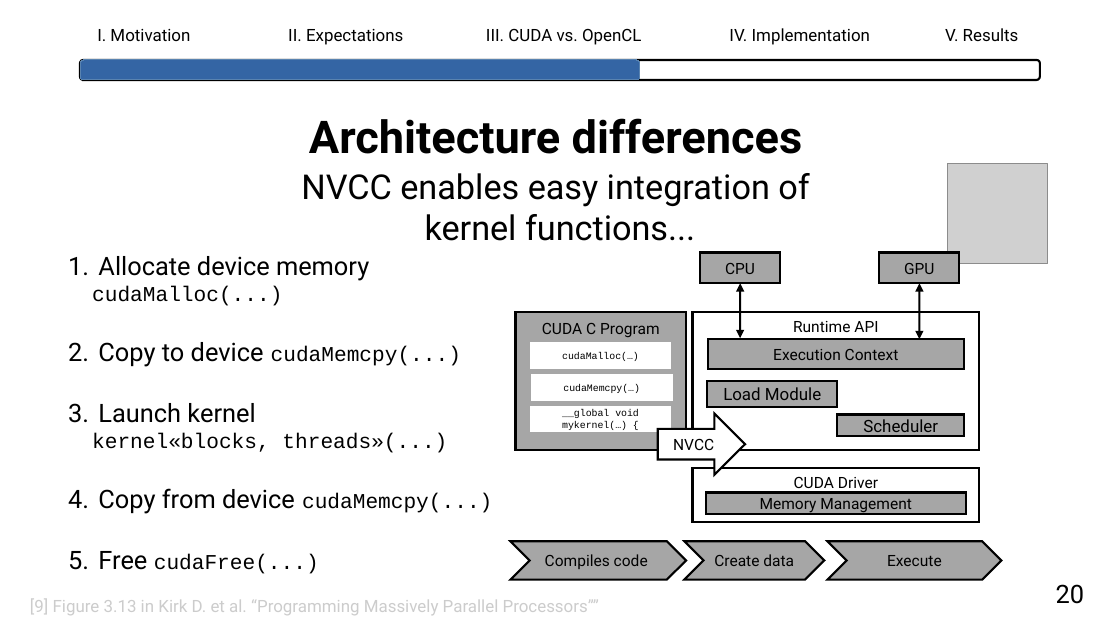
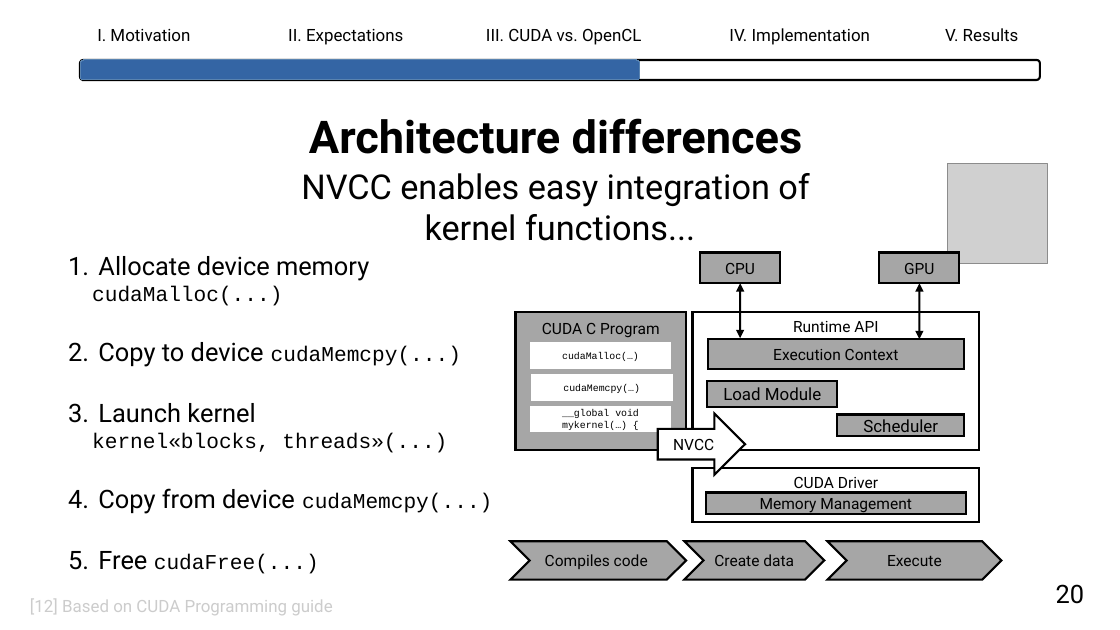
Before and after one commit to lhahner/opti-perf, a slide deck: slide 22 of docs/presentation/final-presentation.odp (slide 23 before the commit). Drawn at 1120x630 pixels with LibreOffice and Linux fonts; fonts in the diff are those of the drawing; grey boxes stand for pictures. Boxes give left, top, right and bottom in pixels: in the first picture for what was removed or moved away, otherwise in the second. Text is boxed around its words. In the diff, an @@ line names an element or a change of style, - is before the commit and + after.

```diff
--- a/docs/presentation/final-presentation.odp
+++ b/docs/presentation/final-presentation.odp
@@ text at [30, 599, 332, 615]: text changed @@
-[9] Figure 3.13 in Kirk D. et al. “Programming Massively Parallel Processors””
+[12] Based on CUDA Programming guide
```
Also in this commit, not shown: 29 other slides changed, 6 slides removed, 1 other file.
